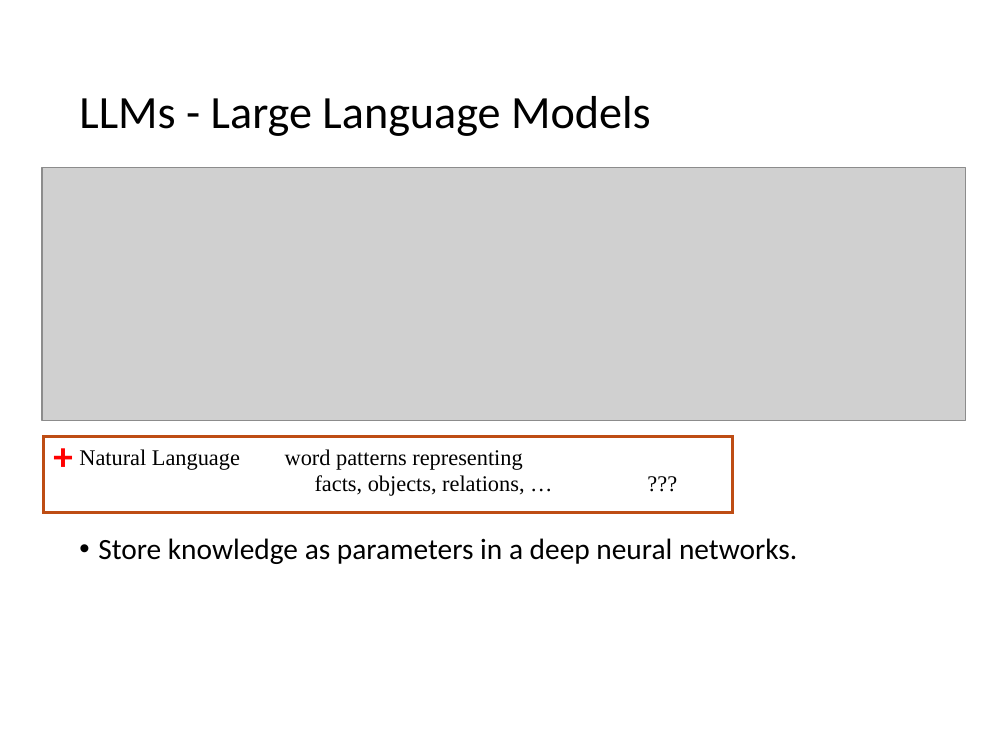
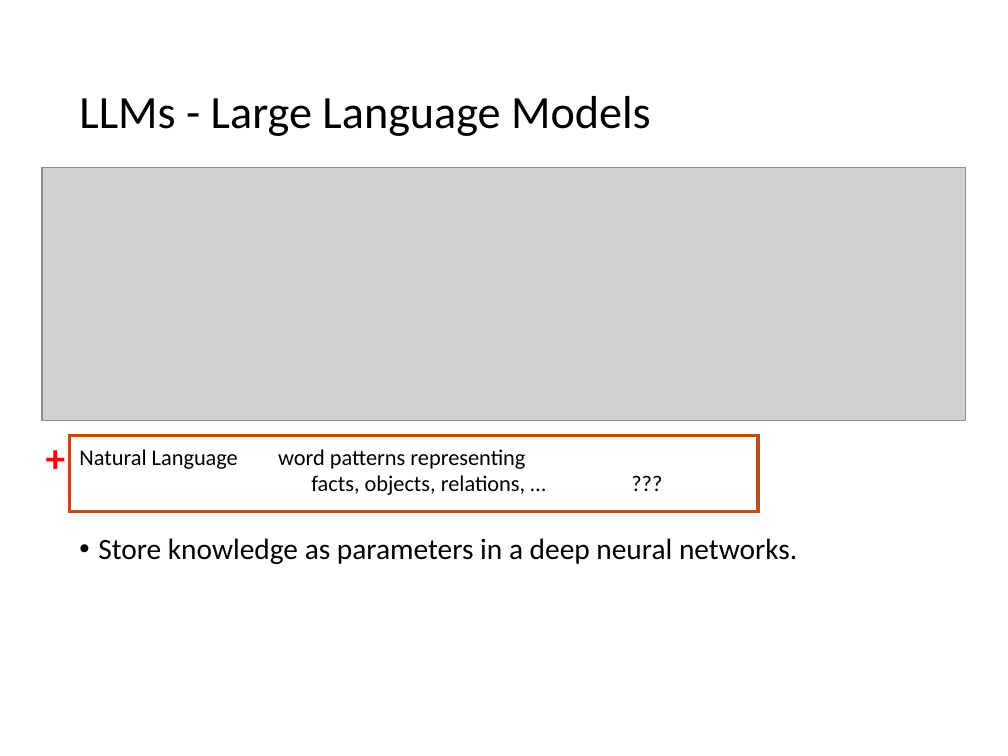
Before and after one commit to mhahsler/CS7320-AI, a slide deck: slide 12 of slides/07_knowledge-based.pptx. Drawn at 1008x756 pixels with LibreOffice and Linux fonts; fonts in the diff are those of the drawing; grey boxes stand for pictures. Boxes give left, top, right and bottom in pixels: in the first picture for what was removed or moved away, otherwise in the second. Text is boxed around its words. In the diff, an @@ line names an element or a change of style, - is before the commit and + after.

```diff
--- a/slides/07_knowledge-based.pptx
+++ b/slides/07_knowledge-based.pptx
@@ text "+" moved from (x1=43, y1=426, x2=77, y2=484) to (x1=35, y1=428, x2=69, y2=486) @@
@@ text "Natural Language word patterns representing ..." at (x1=79, y1=449, x2=525, y2=495): font Times New Roman to Calibri @@
@@ rectangle moved from (x1=43, y1=436, x2=732, y2=512) to (x1=70, y1=435, x2=758, y2=511) @@
```
Also in this commit, not shown: 7 other slides changed, 16 other files.
